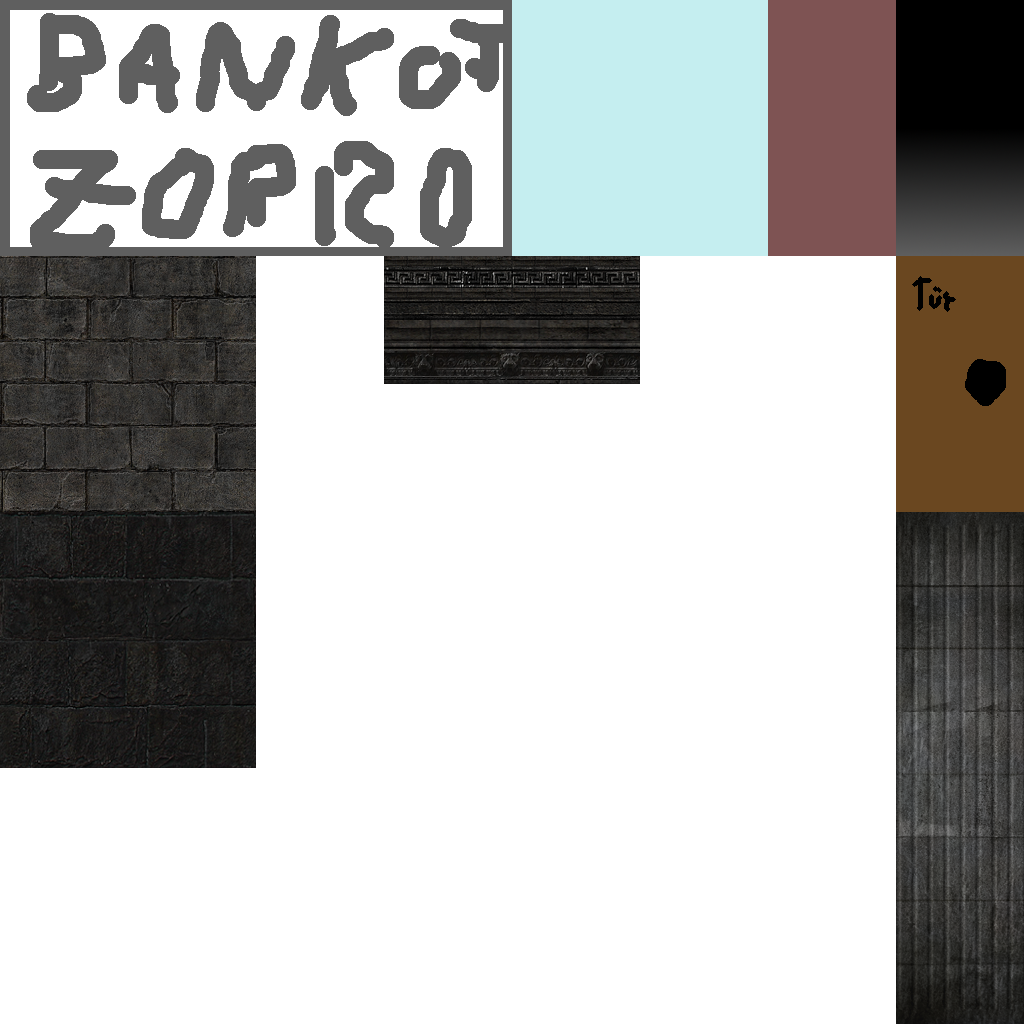
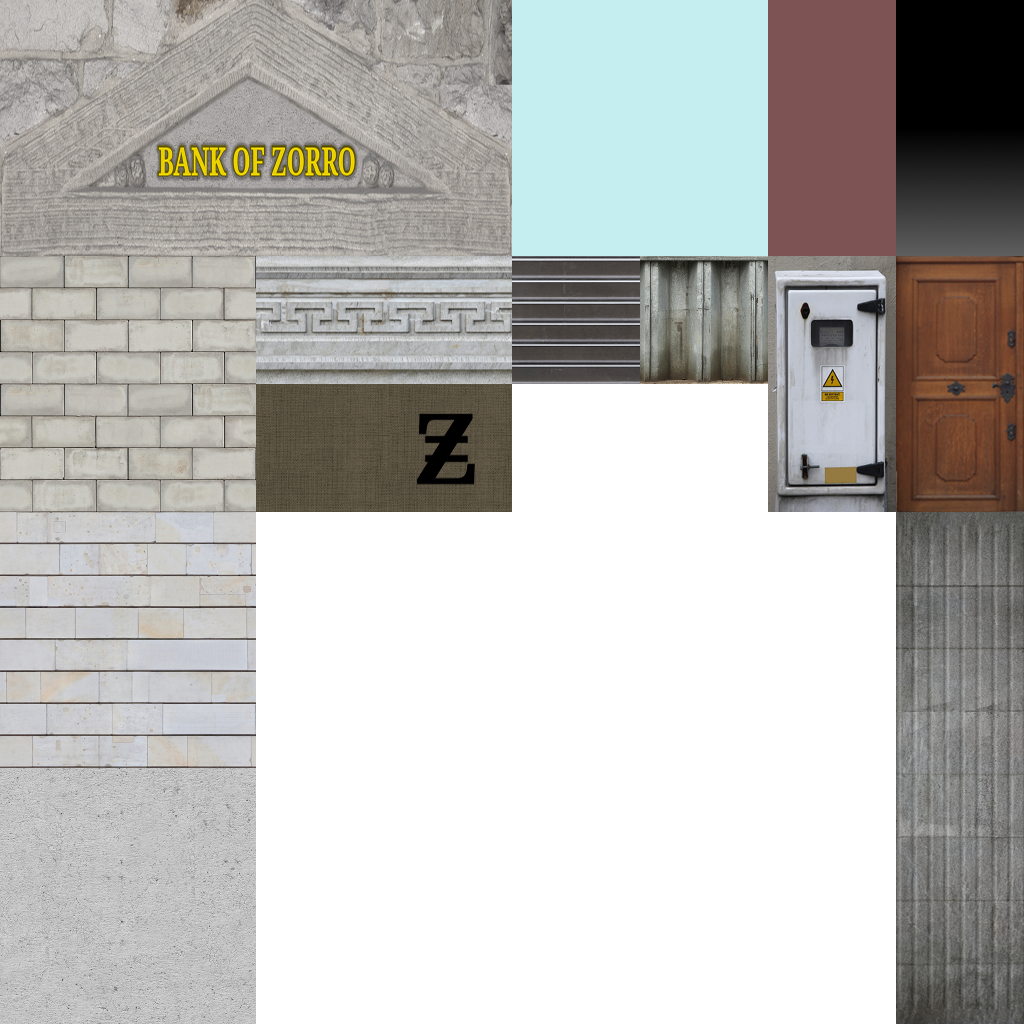
Layered file, before and after one edit (1024 x 1024). Changes by layer:
removed layer "H_ArchSet1C.bmp" over (x1=384, y1=288, x2=640, y2=320)
removed layer "H_ArchSet1B.bmp" over (x1=384, y1=320, x2=640, y2=384)
removed layer "H_ArchSet1D.bmp" over (x1=384, y1=256, x2=640, y2=288)
added layer "Eingefügte Ebene #7" above "Eingefügte Ebene #6" over (x1=768, y1=256, x2=896, y2=512)
added layer "Eingefügte Ebene #6" above "Eingefügte Ebene #5" over (x1=384, y1=384, x2=512, y2=512)
added layer "Eingefügte Ebene #5" above "Eingefügte Ebene #4" over (x1=256, y1=384, x2=384, y2=512)
added layer "Eingefügte Ebene #4" above "Eingefügte Ebene #3" over (x1=640, y1=256, x2=768, y2=384)
added layer "Eingefügte Ebene #3" above "Eingefügte Ebene #1" over (x1=512, y1=256, x2=640, y2=384)
added layer "Eingefügte Ebene #1" above "Eingefügte Ebene #2" over (x1=896, y1=256, x2=1024, y2=512)
added layer "Eingefügte Ebene #2" above "BANK OF ZORRO" over (x1=256, y1=256, x2=512, y2=384)
added layer "BANK OF ZORRO" above "Eingefügte Ebene" over (x1=0, y1=0, x2=512, y2=256)
added layer "Eingefügte Ebene" above "H_DrkBlk1.bmp" over (x1=0, y1=768, x2=256, y2=1024)
painted on "H_DrkBlk1.bmp" over (x1=0, y1=512, x2=256, y2=768)
renamed "H_ClmWll1A.bmp" to "H_ClmWll1A.bmp-Kopie", painted on it over (x1=0, y1=256, x2=256, y2=512)
painted on "H_ClmCyl1B.bmp" over (x1=896, y1=512, x2=1024, y2=1024)
